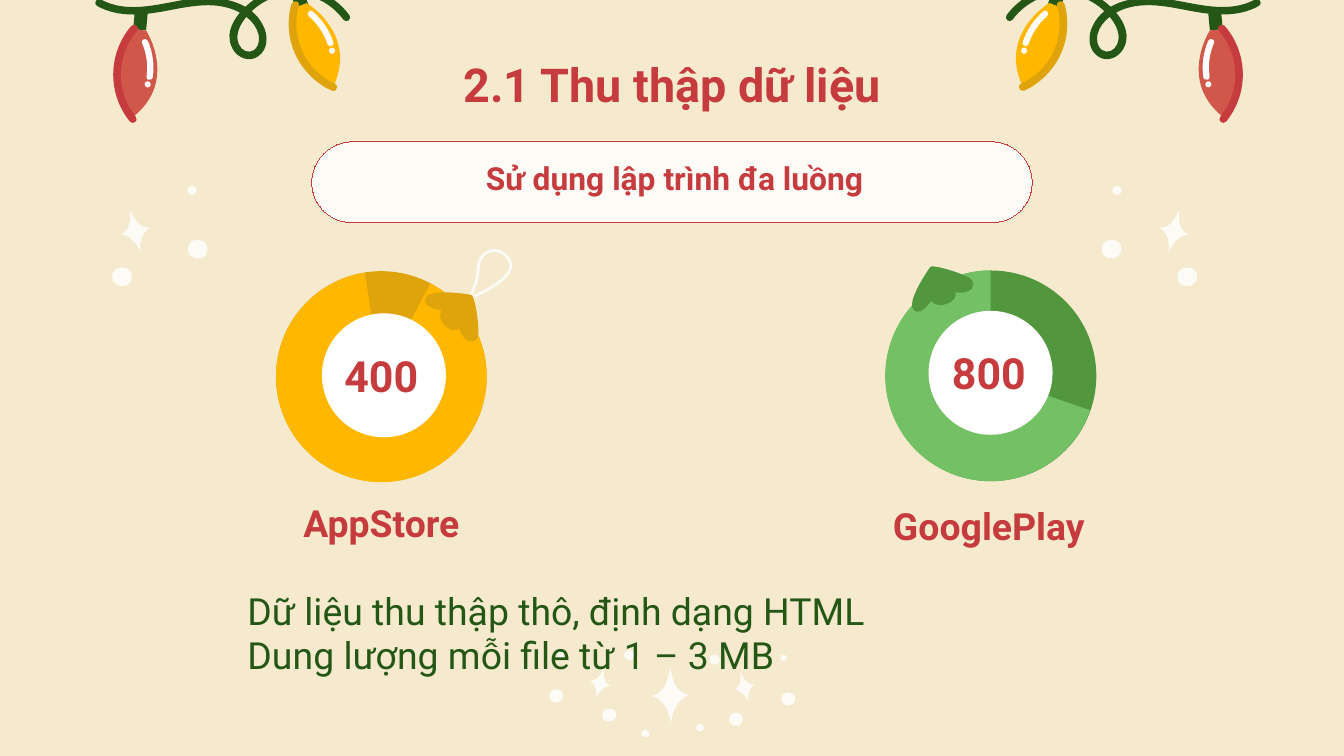
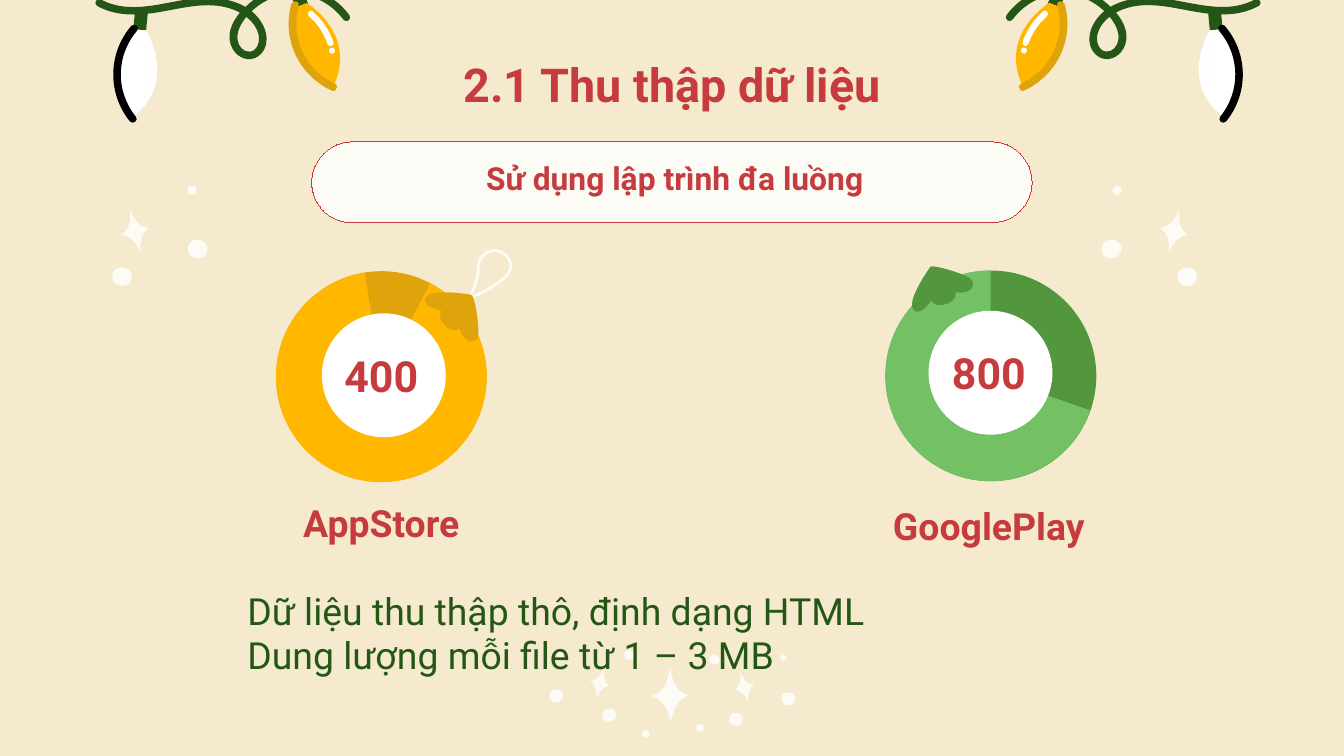
Before and after one commit to Tran-Ngoc-Bao/Analyze_Game_Data, a slide deck: slide 7 of report/slide.pptx. Drawn at 1344x756 pixels with LibreOffice and Linux fonts; fonts in the diff are those of the drawing. Boxes give left, top, right and bottom in pixels: in the first picture for what was removed or moved away, otherwise in the second. Text is boxed around its words. In the diff, an @@ line names an element or a change of style, - is before the commit and + after.

```diff
--- a/report/slide.pptx
+++ b/report/slide.pptx
@@ freeform shape at bbox=[84, 22, 184, 125]: fill #C63B3D to #000000; rotation 323 to 143 degrees; outline redrawn @@
@@ freeform shape at bbox=[87, 23, 182, 119]: fill #D1574A to #FFFFFF; rotation 323 to 143 degrees @@
@@ freeform shape at bbox=[94, 0, 353, 136]: rotation 323 to 143 degrees; outline redrawn @@
@@ freeform shape at bbox=[124, 5, 155, 36]: rotation 323 to 143 degrees @@
@@ freeform shape at bbox=[1172, 22, 1272, 125]: fill #C63B3D to #000000; outline redrawn @@
@@ freeform shape at bbox=[1174, 23, 1270, 119]: fill #D1574A to #FFFFFF; outline redrawn @@
@@ freeform shape at bbox=[126, 38, 169, 83]: rotation 323 to 143 degrees; outline redrawn @@
@@ outline redrawn in 3 elements at bbox=[1005, 0, 1264, 136], bbox=[1200, 5, 1230, 36], bbox=[1187, 38, 1230, 83] @@
@@ freeform shape at bbox=[143, 79, 153, 89]: rotation 323 to 143 degrees @@
```
Also in this commit, not shown: 26 other slides changed, 2 other files.
